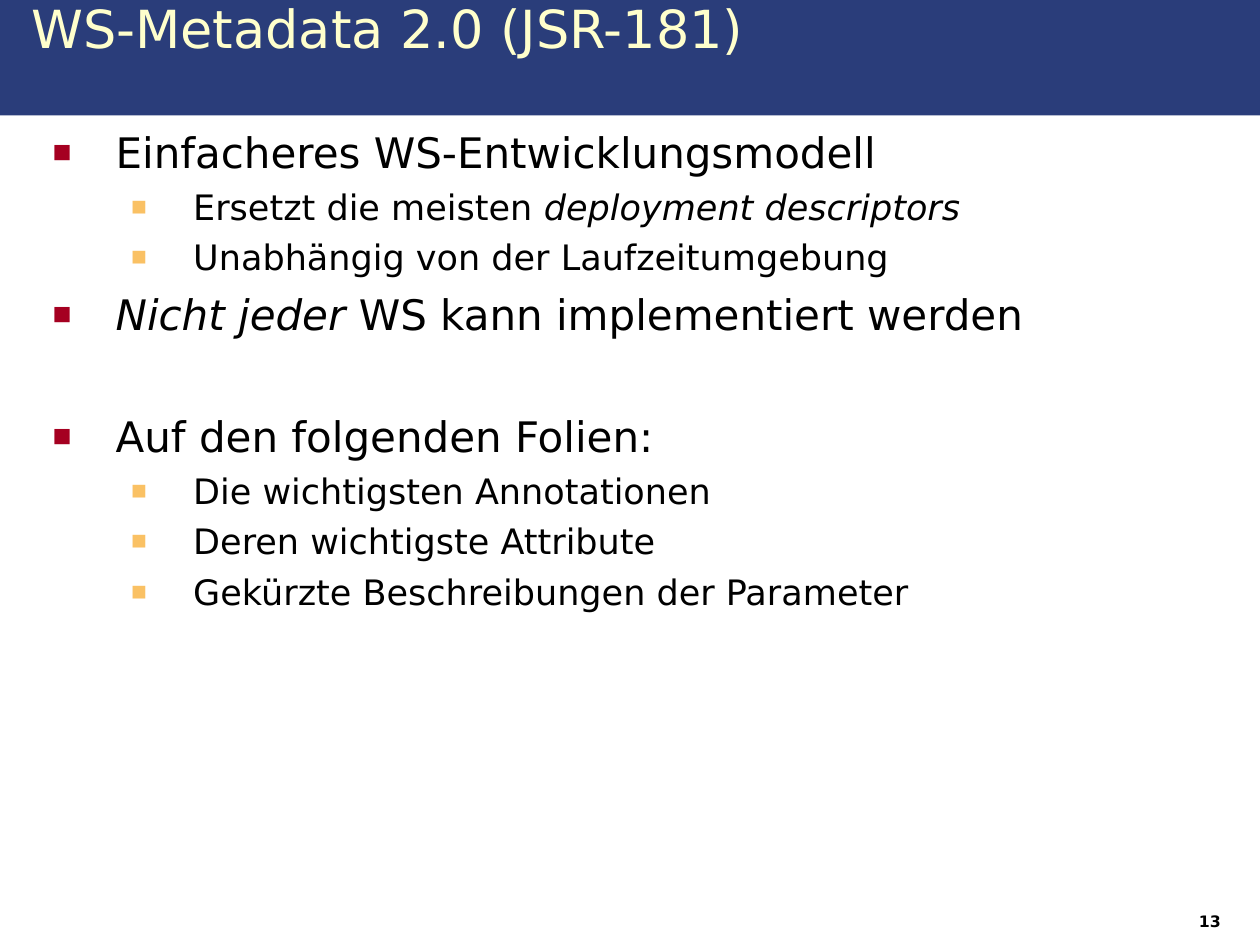
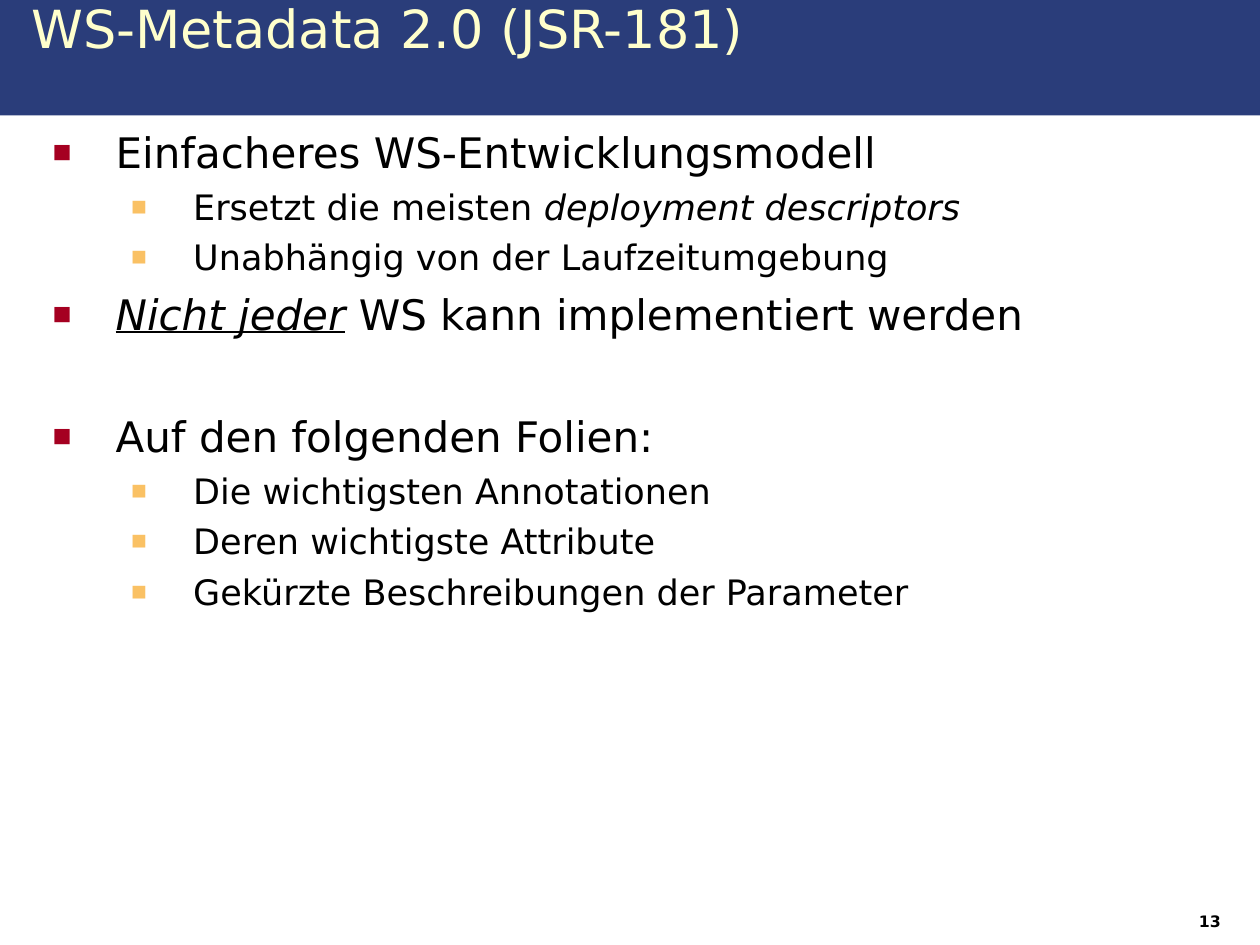
Before and after one commit to IAAS/decidr, a slide deck: slide 13 of seminars/rr/presentation/Web_Services.odp. Drawn at 1260x945 pixels with LibreOffice and Linux fonts; fonts in the diff are those of the drawing. Boxes give left, top, right and bottom in pixels: in the first picture for what was removed or moved away, otherwise in the second. Text is boxed around its words. In the diff, an @@ line names an element or a change of style, - is before the commit and + after.

```diff
--- a/seminars/rr/presentation/Web_Services.odp
+++ b/seminars/rr/presentation/Web_Services.odp
@@ text at (x1=116, y1=298, x2=1023, y2=339): underline on in "Nicht jeder" @@
```
Also in this commit, not shown: 8 other slides changed, 9 other files.
